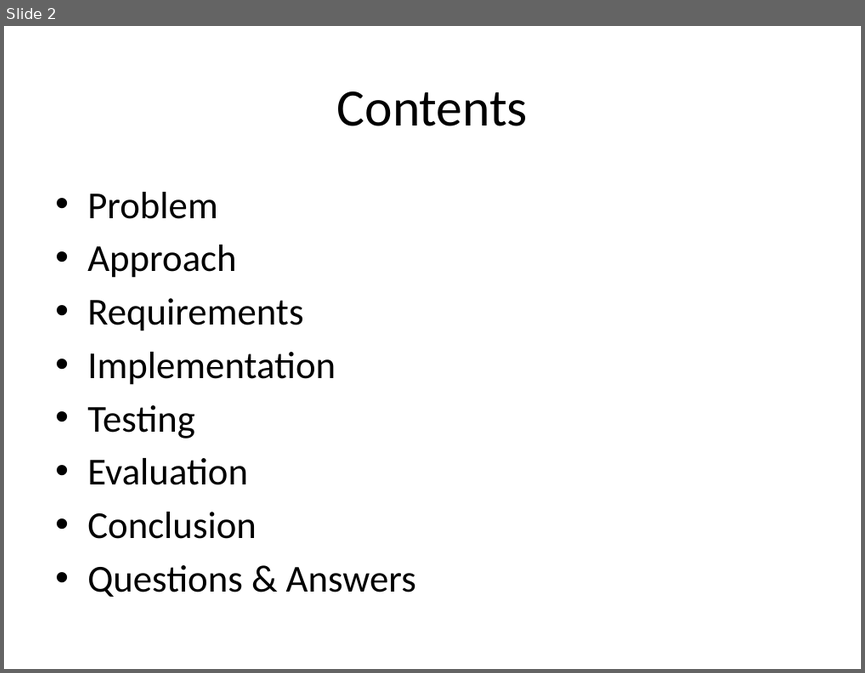
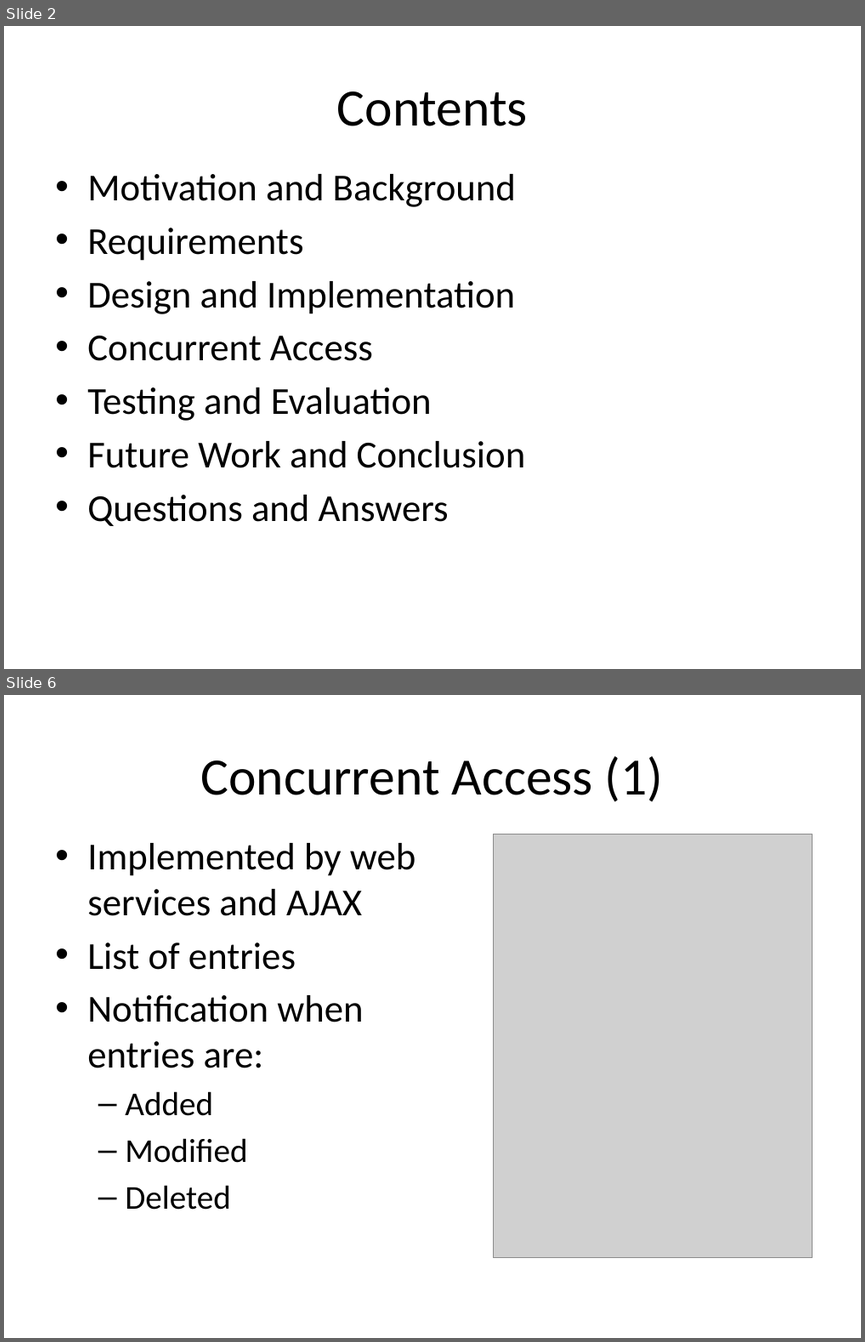
Before and after one commit to johnnyfoe/bibman, a slide deck: Documents/Presentation/Presentation.pptx. Shown one above the other, each under a label of ours: slide 2 before the commit, slides 2 and 6 after it; the slides between them are not shown. The pictures are 865x673 and 865x1342 pixels, drawn with LibreOffice and Linux fonts; fonts in the diff are those of the drawing; grey boxes stand for pictures; background and template pictures are left out. Boxes give left, top, right and bottom in pixels: in the first picture for what was removed or moved away, otherwise in the second. Text is boxed around its words. In the diff, an @@ line names an element or a change of style, - is before the commit and + after.

```diff
--- a/Documents/Presentation/Presentation.pptx
+++ b/Documents/Presentation/Presentation.pptx
@@ slide 6 added at bbox=[4, 695, 861, 1338], background picture (left out) @@
@@ title added at bbox=[201, 756, 663, 802], 44 pt, text #000000 @@
+Concurrent Access (1)
@@ text added at bbox=[87, 843, 416, 1209], 32 pt, text #000000 @@
+• Implemented by web services and AJAX
+• List of entries
+• Notification when entries are:
+  – Added
+  – Modified
+  – Deleted
@@ picture added at bbox=[494, 834, 813, 1257] @@
@@ slide 2 changed as well @@
@@ text "Motivation and Background": place and size @@
-text "Motivation and Background" at bbox=[87, 192, 416, 596]
+text "Motivation and Background" at bbox=[87, 174, 526, 526]
@@ text at bbox=[87, 174, 516, 207]: text changed @@
-• Problem
-• Approach
+• Motivation and Background
@@ text at bbox=[87, 281, 526, 526]: text changed @@
-• Implementation
-• Testing
-• Evaluation
-• Conclusion
-• Questions & Answers
+• Design and Implementation
+• Concurrent Access
+• Testing and Evaluation
+• Future Work and Conclusion
+• Questions and Answers
```
Also in this commit, not shown: 1 other slide changed, 10 other slides added.
